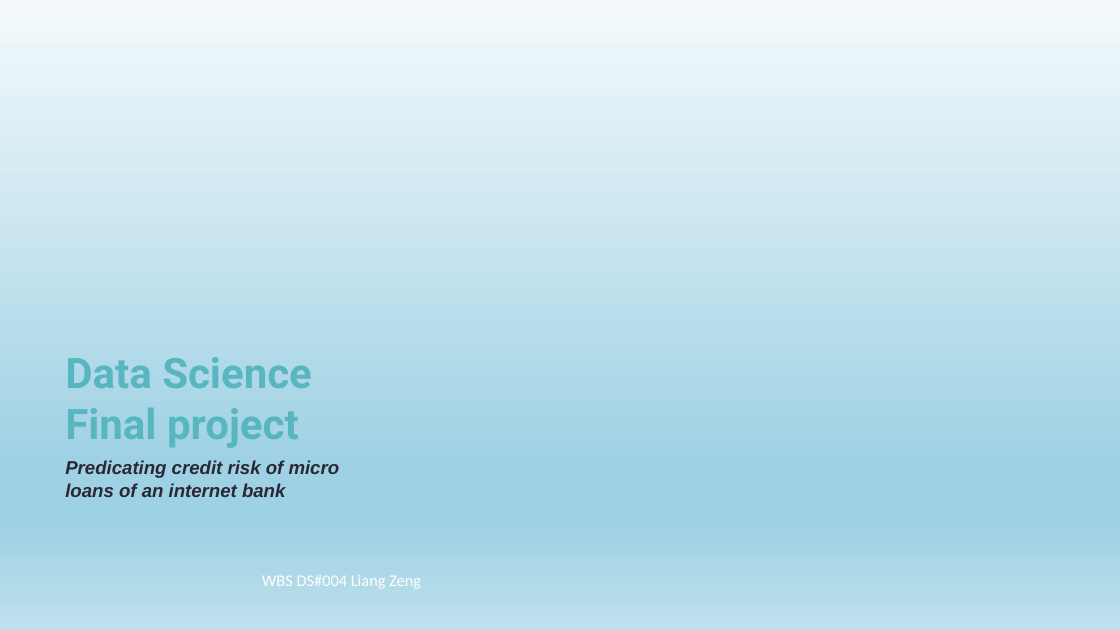
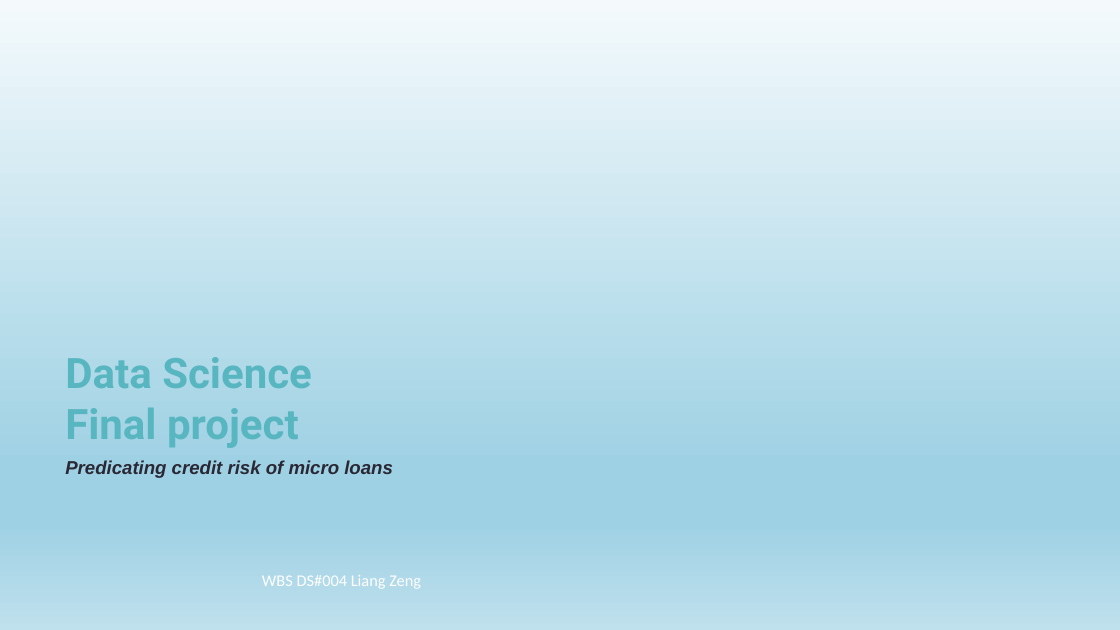
Before and after one commit to sitairy/WBS-DataScience-FinalProject-ML, a slide deck: slide 1 of FinalProject_MicroLoan_LZ.pptx. Drawn at 1120x630 pixels with LibreOffice and Linux fonts; fonts in the diff are those of the drawing; background and template pictures are left out. Boxes give left, top, right and bottom in pixels: in the first picture for what was removed or moved away, otherwise in the second. Text is boxed around its words. In the diff, an @@ line names an element or a change of style, - is before the commit and + after.

```diff
--- a/FinalProject_MicroLoan_LZ.pptx
+++ b/FinalProject_MicroLoan_LZ.pptx
@@ subtitle at (x1=65, y1=460, x2=393, y2=478): text changed @@
-Predicating credit risk of micro loans of an internet bank
+Predicating credit risk of micro loans
```
Also in this commit, not shown: 5 other slides changed, 1 slide removed.
